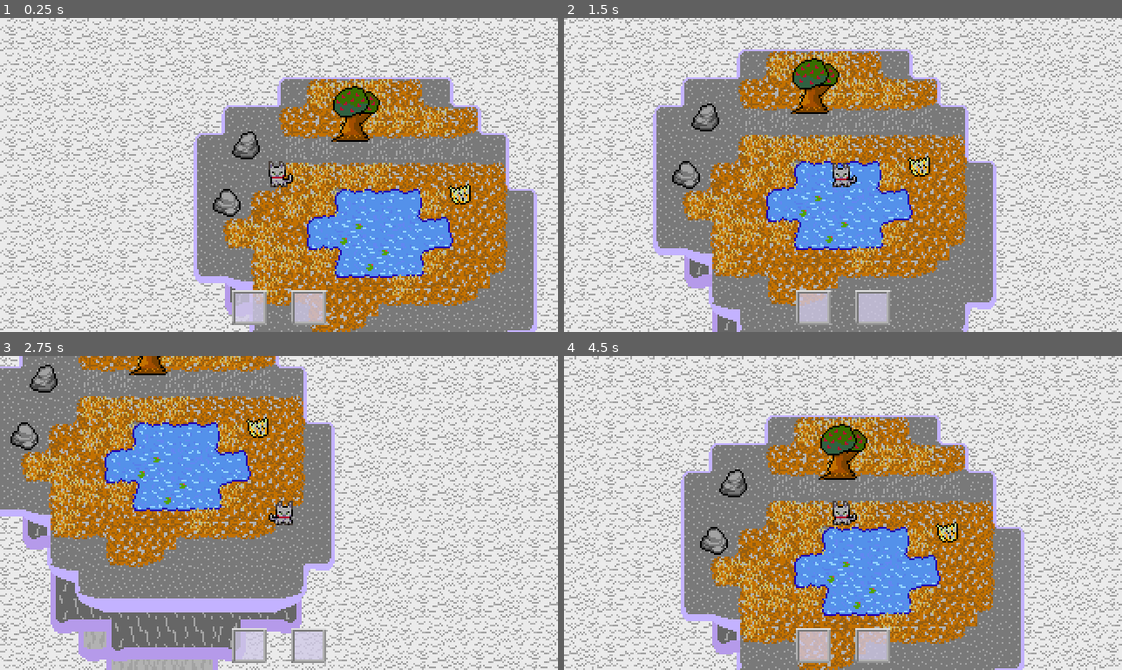
Above: before the commit, frames 1-4 (two rows, left to right).
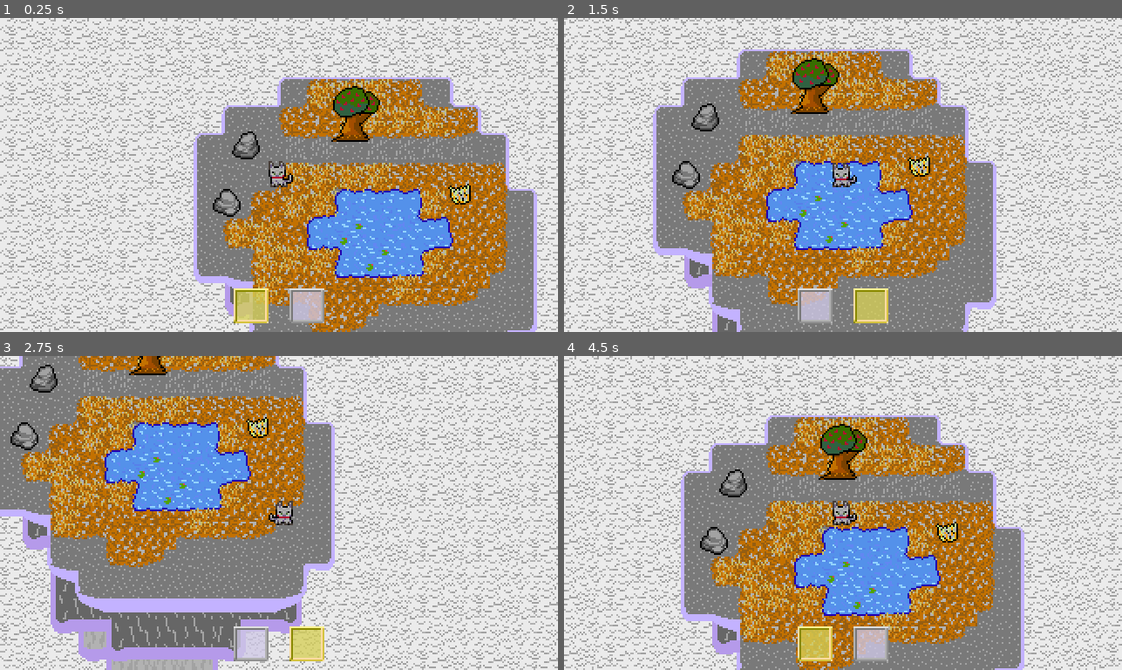
Above: after the commit, the same moments.

Repository: Tsunami014/SkyIslands
Game: Godot game, scene res://Main.tscn
Same seed, same stepped clock (60 frames per second), same inputs: the game is played once before the commit and once after it.
Inputs:
- Up to frame 1 (0.25 s): no input
- Up to frame 2 (1.5 s): tap Enter at 0.5 s; hold Right (move_right) 0.53-1.28 s; tap Tab (change_hotbar, bound only after the commit) at 0.6 s; hold Down (move_down) from 1.28 s (still down); tap Space (collect) at 1.35 s
- Up to frame 3 (2.75 s): tap Tab (change_hotbar, bound only after the commit) at 1.55, 2.1 s; release Down (move_down) at 2.03 s; hold Right (move_right) from 2.03 s (still down)
- Up to frame 4 (4.5 s): release Right (move_right) at 2.78 s; hold Up (move_up) 2.78-3.53 s; tap Alt at 2.85 s; tap Tab (change_hotbar, bound only after the commit) at 3.05, 3.8, 4.35 s; hold Left (move_left) from 3.53 s (still down); tap Shift at 3.6 s

The runs differ from the first frame. In frame 1, 1.1% of the frame differs, in the area x 41-59%, y 86-98%; in frame 2, 1.0%; in frame 3, 1.1%; in frame 4, 1.1%.

Commit message:
Added hotbar selections and made hotbars their own thing!

Diff:
--- a/game/Main.tscn
+++ b/game/Main.tscn
@@ -59,7 +59,11 @@
 
 [sub_resource type="AtlasTexture" id="AtlasTexture_wkp8b"]
 atlas = ExtResource("8_trn2v")
-region = Rect2(0, 0, 20, 0)
+region = Rect2(20, 0, 20, 20)
+
+[sub_resource type="AtlasTexture" id="AtlasTexture_20pc6"]
+atlas = ExtResource("8_trn2v")
+region = Rect2(20, 0, 20, 20)
 
 [node name="Node2D" type="Node2D"]
 
@@ -162,29 +166,28 @@
 anchor_top = 0.5
 anchor_right = 0.5
 anchor_bottom = 0.5
-offset_top = 90.0
-offset_bottom = 90.0
+offset_top = 85.0
+offset_bottom = 85.0
 grow_horizontal = 2
 grow_vertical = 2
 
-[node name="Hotbar1" type="TextureRect" parent="Player/Camera2D/Container"]
+[node name="Hotbar" type="TextureRect" parent="Player/Camera2D/Container"]
 layout_mode = 0
-offset_left = -27.0
-offset_top = -24.0
-offset_right = -7.0
-offset_bottom = -4.0
+offset_left = -26.0
+offset_top = -20.0
+offset_right = -6.0
 texture = SubResource("AtlasTexture_wkp8b")
 script = ExtResource("9_wkp8b")
+metadata/_custom_type_script = "uid://bpfh1gnb20nrk"
 
 [node name="Hotbar2" type="TextureRect" parent="Player/Camera2D/Container"]
 layout_mode = 0
-offset_left = 7.0
-offset_top = -24.0
-offset_right = 27.0
-offset_bottom = -4.0
-texture = SubResource("AtlasTexture_wkp8b")
+offset_left = 6.0
+offset_top = -20.0
+offset_right = 26.0
+texture = SubResource("AtlasTexture_20pc6")
 script = ExtResource("9_wkp8b")
-index = 1
+metadata/_custom_type_script = "uid://bpfh1gnb20nrk"
 
 [connection signal="body_entered" from="Map/Rock" to="Map/Rock" method="_on_body_entered"]
 [connection signal="body_exited" from="Map/Rock" to="Map/Rock" method="_on_body_exited"]
--- a/game/hotbar.gd
+++ b/game/hotbar.gd
@@ -1,14 +1,21 @@
+@tool
 extends TextureRect
+class_name Hotbar
 
-@export var index: int
+var index: int
 
 func _ready() -> void:
+	if !Engine.is_editor_hint():
+		index = Items.maxHotbar
+		Items.maxHotbar = index + 1
+
+	texture = AtlasTexture.new()
+	texture.atlas = preload("res://assets/gui.png")
+
 	var tex = TextureRect.new()
 	tex.name = "Image"
-	var imgs = AtlasTexture.new()
-	imgs.atlas = preload("res://assets/items.png")
-	imgs.region = Rect2(0, 0, 16, 16)
-	tex.texture = imgs
+	tex.texture = AtlasTexture.new()
+	tex.texture.atlas = preload("res://assets/items.png")
 	tex.set_position(Vector2i(2, 2))
 	add_child(tex)
 	updateImg()
@@ -18,8 +25,10 @@
 	updateImg()
 
 func updateImg() -> void:
+	texture.region = Rect2(20 if Items.hotbarSel == index else 0, 0, 20, 20)
+
 	if Items.inventory.size() <= index:
 		$Image.hide()
 	else:
+		$Image.texture.region = Items.getImgRegion(Items.inventory[index])
 		$Image.show()
-		$Image.texture.region = Items.getImgRegion(Items.inventory[index])
--- a/game/items.gd
+++ b/game/items.gd
@@ -2,6 +2,8 @@
 class_name Items
 
 static var inventory: Array = []
+static var hotbarSel: int = 0
+static var maxHotbar: int = 0
 
 static func getImgRegion(name: String) -> Rect2:
 	var vec = null
--- a/game/player.gd
+++ b/game/player.gd
@@ -7,6 +7,9 @@
 	pass
 
 func _physics_process(_delta):
+	if Input.is_action_just_pressed("change_hotbar"):
+		Items.hotbarSel = (Items.hotbarSel + 1) % Items.maxHotbar
+
 	var input_dir = Input.get_vector("move_left", "move_right", "move_up", "move_down")
 	velocity = input_dir * speed
 
--- a/game/project.godot
+++ b/game/project.godot
@@ -68,6 +68,13 @@
 , Object(InputEventJoypadButton,"resource_local_to_scene":false,"resource_name":"","device":-1,"button_index":0,"pressure":0.0,"pressed":false,"script":null)
 ]
 }
+change_hotbar={
+"deadzone": 0.2,
+"events": [Object(InputEventKey,"resource_local_to_scene":false,"resource_name":"","device":-1,"window_id":0,"alt_pressed":false,"shift_pressed":false,"ctrl_pressed":false,"meta_pressed":false,"pressed":false,"keycode":0,"physical_keycode":4194306,"key_label":0,"unicode":0,"location":0,"echo":false,"script":null)
+, Object(InputEventJoypadButton,"resource_local_to_scene":false,"resource_name":"","device":-1,"button_index":9,"pressure":0.0,"pressed":false,"script":null)
+, Object(InputEventJoypadButton,"resource_local_to_scene":false,"resource_name":"","device":-1,"button_index":10,"pressure":0.0,"pressed":false,"script":null)
+]
+}
 
 [rendering]
 
Not shown: 1 places in game/Main.tscn that only renumber resources
